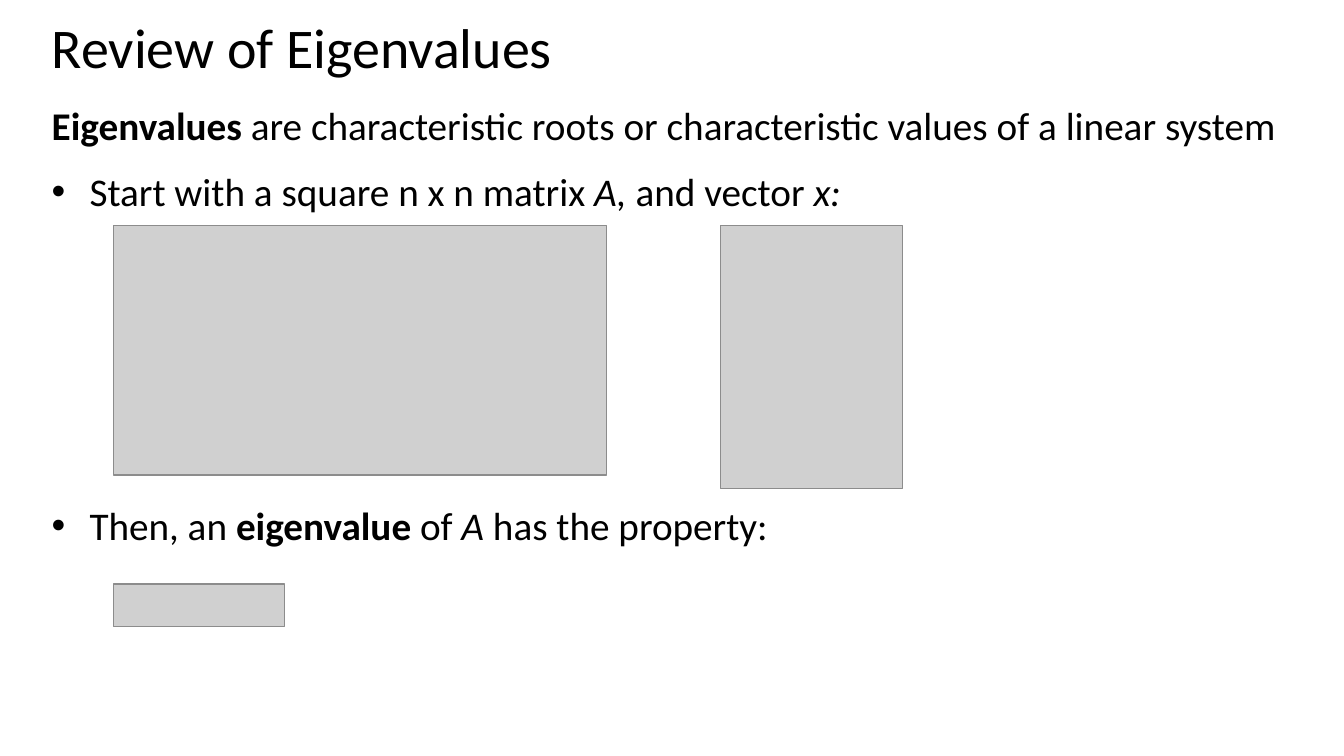
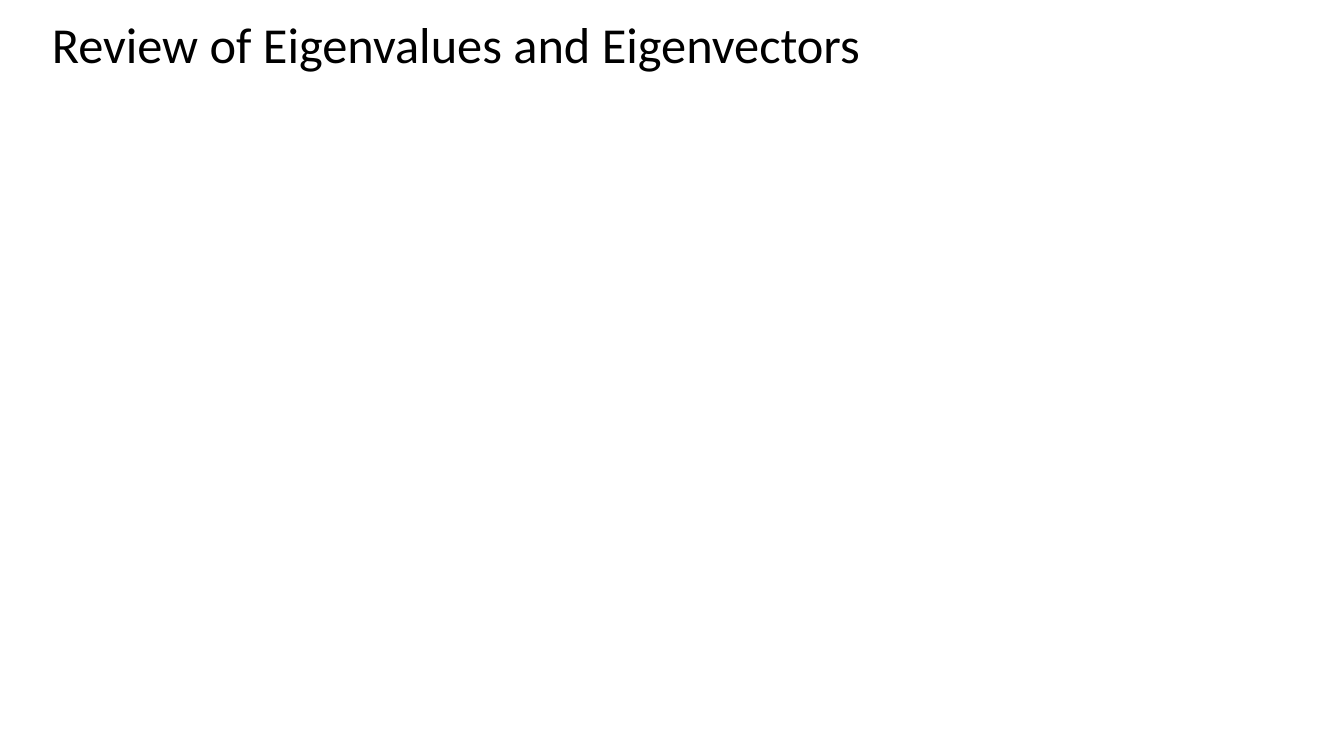
Before and after one commit to StephenElston/CSCI-E-108, a slide deck: slide 47 of slides/6_IntroductionToClustering.pptx (slide 46 before the commit). Drawn at 1344x756 pixels with LibreOffice and Linux fonts; fonts in the diff are those of the drawing; grey boxes stand for pictures. Boxes give left, top, right and bottom in pixels: in the first picture for what was removed or moved away, otherwise in the second. Text is boxed around its words. In the diff, an @@ line names an element or a change of style, - is before the commit and + after.

```diff
--- a/slides/6_IntroductionToClustering.pptx
+++ b/slides/6_IntroductionToClustering.pptx
@@ title at [52,28,860,72]: text changed; size 40 to 36 pt @@
-Review of Eigenvalues
+Review of Eigenvalues and Eigenvectors
@@ text removed at [52,112,1275,547] @@
-Eigenvalues are characteristic roots or characteristic values of a linear system
-• Start with a square n x n matrix A, and vector x:
-• Then, an eigenvalue of A has the property:
@@ picture removed at [113,225,606,475] @@
@@ picture removed at [721,226,903,489] @@
@@ picture removed at [113,584,284,627] @@
```
Also in this commit, not shown: 9 other slides changed, 9 slides added.
